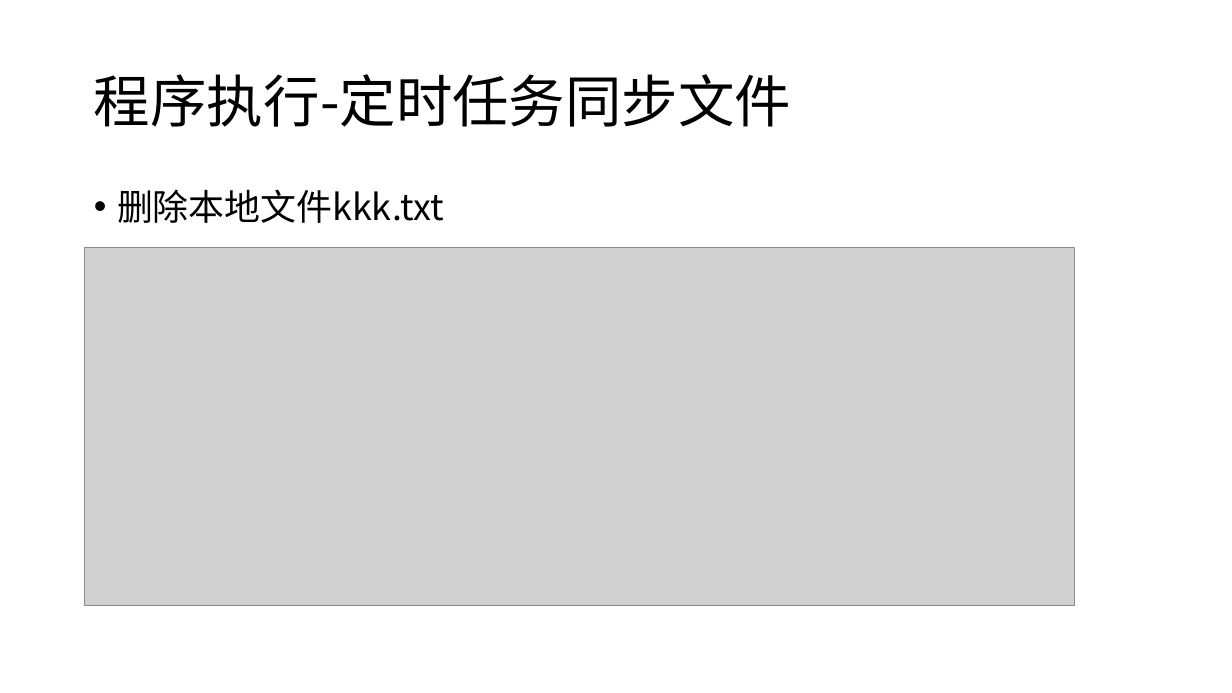
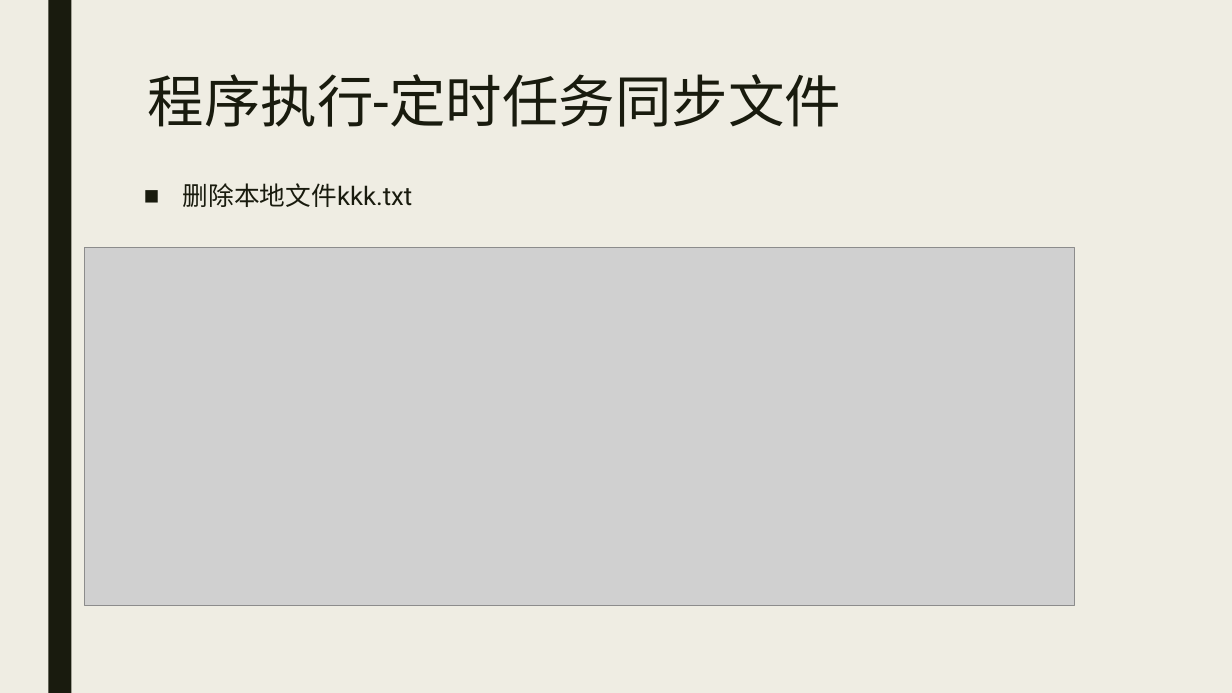
Before and after one commit to Caesarhhh/2021-Big-data-development, a slide deck: slide 9 of 大数据怎么存？/Big-data-homework1展示ppt.pptx. Drawn at 1232x693 pixels with LibreOffice and Linux fonts; fonts in the diff are those of the drawing; grey boxes stand for pictures. Boxes give left, top, right and bottom in pixels: in the first picture for what was removed or moved away, otherwise in the second. Text is boxed around its words. In the diff, an @@ line names an element or a change of style, - is before the commit and + after.

```diff
--- a/大数据怎么存？/Big-data-homework1展示ppt.pptx
+++ b/大数据怎么存？/Big-data-homework1展示ppt.pptx
@@ background #FFFFFF to #EFEDE3 @@
@@ rectangle added at (x1=48, y1=0, x2=71, y2=693), fill #191B0E @@
@@ title "程序执行-定时任务同步文件" moved from (x1=94, y1=74, x2=791, y2=127) to (x1=148, y1=74, x2=841, y2=127) @@
@@ title "程序执行-定时任务同步文件" at (x1=148, y1=74, x2=841, y2=127): font Noto Sans CJK SC to Roboto, text colour #000000 to #191B0E; line spacing 0.9 to 0.89; vertical alignment middle to top @@
@@ text "删除本地文件kkk.txt" moved from (x1=117, y1=189, x2=444, y2=223) to (x1=183, y1=183, x2=413, y2=207) @@
@@ text "删除本地文件kkk.txt" at (x1=183, y1=183, x2=413, y2=207): size 28 to 20 pt, font Noto Sans CJK SC to Roboto, text colour #000000 to #191B0E; bullet • to ■; line spacing 0.9 to 0.94; more space between paragraphs @@
```
Also in this commit, not shown: 22 other slides changed.
